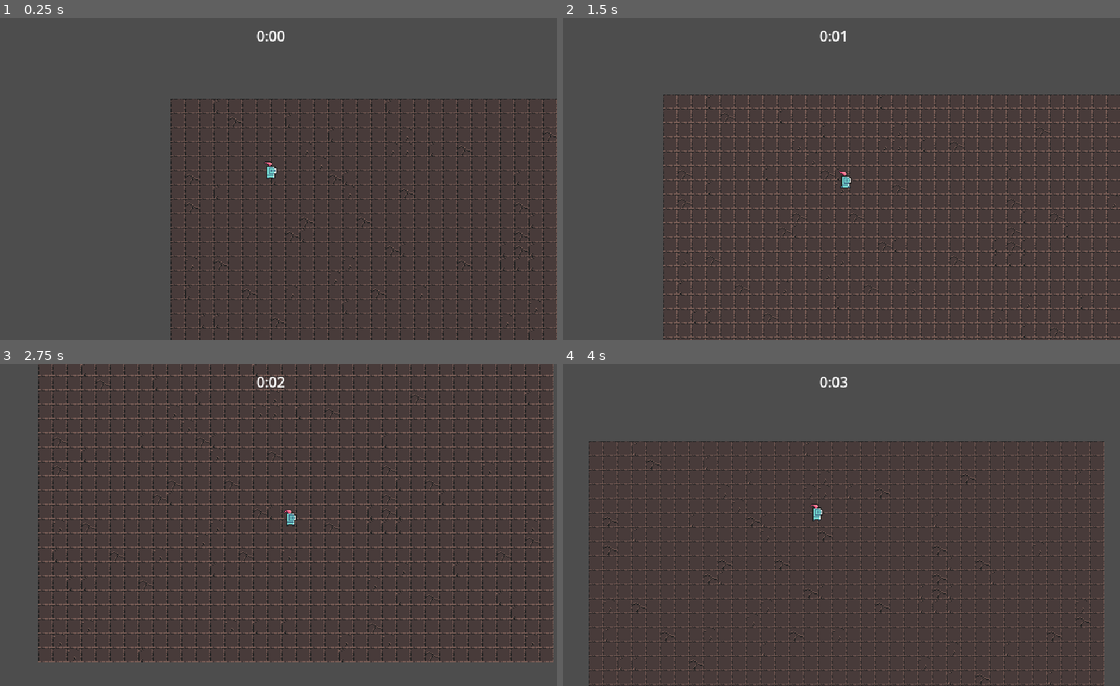
Above: before the commit, frames 1-4 (two rows, left to right).
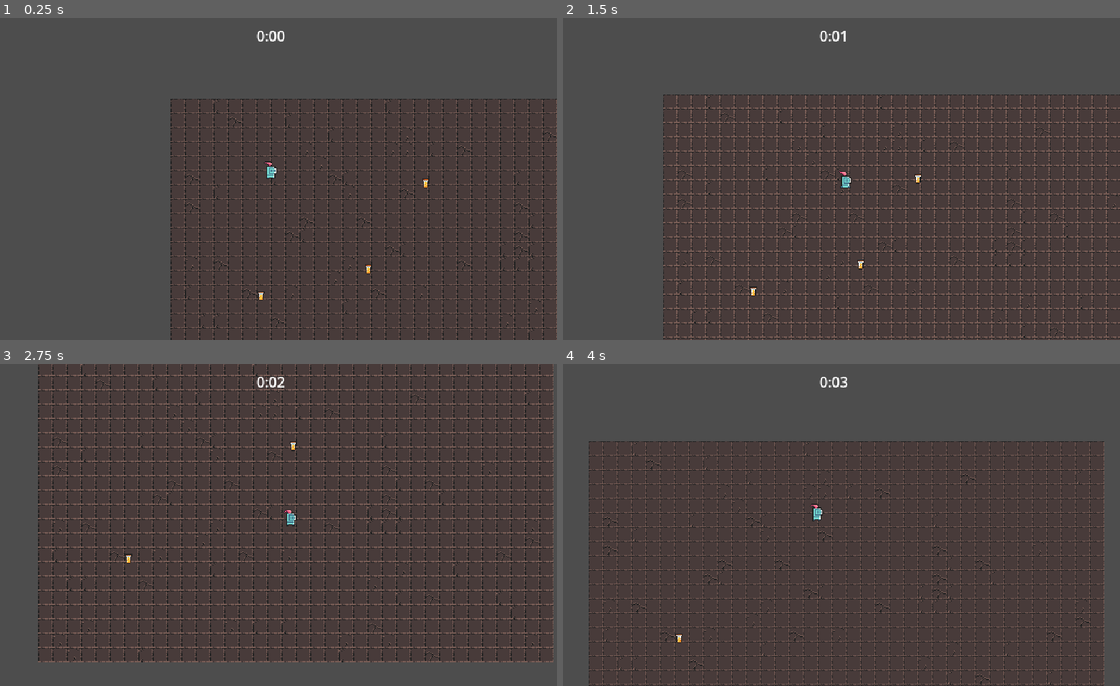
Above: after the commit, the same moments.

Repository: mikhailyoo/2DTopDown
Game: Godot game, scene res://scene/level/level.tscn
The game is run twice, just before and just after one commit, with the same random seed, the same clock (stepped at 60 frames per second) and the same inputs.
Inputs:
- Up to frame 1 (0.25 s): no input
- Up to frame 2 (1.5 s): tap Enter at 0.5 s; hold D (move_right) 0.53-1.28 s; hold S (move_down) from 1.28 s (still down)
- Up to frame 3 (2.75 s): release S (move_down) at 2.03 s; hold D (move_right) from 2.03 s (still down)
- Up to frame 4 (4 s): release D (move_right) at 2.78 s; hold W (move_up) 2.78-3.53 s; hold A (move_left) from 3.53 s (still down)

The runs differ from the first frame. In frame 1, less than 0.1% of the frame differs, in the area x 46-78%, y 49-88%; in frame 2, 0.1%, in the area x 33-65%, y 48-87%; in frame 3, less than 0.1%; in frame 4, less than 0.1%.

Commit message:
lesson 11

Diff:
--- a/project.godot
+++ b/project.godot
@@ -55,6 +55,7 @@
 2d_physics/layer_1="world"
 2d_physics/layer_2="player"
 2d_physics/layer_3="enemy"
+2d_physics/layer_4="pickup"
 
 [rendering]
 
--- /dev/null
+++ b/scene/game_objects/exp_bottle/exp_bottle.gd
@@ -0,0 +1,6 @@
+extends Node2D
+
+
+
+func _on_area_2d_area_entered(area):
+	queue_free()
--- /dev/null
+++ b/scene/game_objects/exp_bottle/exp_bottle.tscn
@@ -0,0 +1,21 @@
+[gd_scene load_steps=4 format=3 uid="uid://8127grb7ljmn"]
+
+[ext_resource type="Script" path="res://scene/game_objects/exp_bottle/exp_bottle.gd" id="1_xm171"]
+[ext_resource type="Texture2D" uid="uid://hl51yntjjrpa" path="res://scene/game_objects/exp_bottle/exp_bottle.png" id="1_xq65t"]
+
+[sub_resource type="CircleShape2D" id="CircleShape2D_4p0ve"]
+
+[node name="ExpBottle" type="Node2D"]
+script = ExtResource("1_xm171")
+
+[node name="Area2D" type="Area2D" parent="."]
+collision_layer = 0
+collision_mask = 8
+
+[node name="CollisionShape2D" type="CollisionShape2D" parent="Area2D"]
+shape = SubResource("CircleShape2D_4p0ve")
+
+[node name="Sprite2D" type="Sprite2D" parent="."]
+texture = ExtResource("1_xq65t")
+
+[connection signal="area_entered" from="Area2D" to="." method="_on_area_2d_area_entered"]
--- /dev/null
+++ b/scene/game_objects/mushroom/mushroom.tscn
@@ -0,0 +1,78 @@
+[gd_scene load_steps=13 format=3 uid="uid://gkjsjqkbm64f"]
+
+[ext_resource type="Texture2D" uid="uid://dvy4yr6lfwleo" path="res://scene/game_objects/mushroom/SmallMushroom_Idle_1.png" id="1_5lq86"]
+[ext_resource type="Script" path="res://scene/game_objects/mushroom/mushroom.gd" id="1_ayies"]
+[ext_resource type="Texture2D" uid="uid://yadewbu07bht" path="res://scene/game_objects/mushroom/SmallMushroom_Idle_2.png" id="2_q7cpi"]
+[ext_resource type="Texture2D" uid="uid://b54ecvk457x08" path="res://scene/game_objects/mushroom/SmallMushroom_Idle_3.png" id="3_vs44p"]
+[ext_resource type="Texture2D" uid="uid://bgkdn76pjjgyd" path="res://scene/game_objects/mushroom/SmallMushroom_Idle_4.png" id="4_17wgj"]
+[ext_resource type="Texture2D" uid="uid://bwnqp300i1ygt" path="res://scene/game_objects/mushroom/SmallMushroom_Walk_1.png" id="5_1t75o"]
+[ext_resource type="Texture2D" uid="uid://c288uygwd0m72" path="res://scene/game_objects/mushroom/SmallMushroom_Walk_2.png" id="6_nc8hu"]
+[ext_resource type="Texture2D" uid="uid://dum84uimfu630" path="res://scene/game_objects/mushroom/SmallMushroom_Walk_3.png" id="7_1qef5"]
+[ext_resource type="Texture2D" uid="uid://c805oiy85akah" path="res://scene/game_objects/mushroom/SmallMushroom_Walk_4.png" id="8_6bg6h"]
+
+[sub_resource type="CircleShape2D" id="CircleShape2D_ru6s2"]
+
+[sub_resource type="SpriteFrames" id="SpriteFrames_cb7xh"]
+animations = [{
+"frames": [{
+"duration": 1.0,
+"texture": ExtResource("1_5lq86")
+}, {
+"duration": 1.0,
+"texture": ExtResource("2_q7cpi")
+}, {
+"duration": 1.0,
+"texture": ExtResource("3_vs44p")
+}, {
+"duration": 1.0,
+"texture": ExtResource("4_17wgj")
+}],
+"loop": true,
+"name": &"idle",
+"speed": 7.0
+}, {
+"frames": [{
+"duration": 1.0,
+"texture": ExtResource("5_1t75o")
+}, {
+"duration": 1.0,
+"texture": ExtResource("6_nc8hu")
+}, {
+"duration": 1.0,
+"texture": ExtResource("7_1qef5")
+}, {
+"duration": 1.0,
+"texture": ExtResource("8_6bg6h")
+}],
+"loop": true,
+"name": &"run",
+"speed": 7.0
+}]
+
+[sub_resource type="CircleShape2D" id="CircleShape2D_u0udm"]
+radius = 4.0
+
+[node name="Mushroom" type="CharacterBody2D" groups=["enemy"]]
+collision_layer = 0
+script = ExtResource("1_ayies")
+
+[node name="Area2D" type="Area2D" parent="."]
+collision_layer = 0
+collision_mask = 4
+
+[node name="CollisionShape2D" type="CollisionShape2D" parent="Area2D"]
+position = Vector2(0, -7)
+shape = SubResource("CircleShape2D_ru6s2")
+
+[node name="AnimatedSprite2D" type="AnimatedSprite2D" parent="."]
+position = Vector2(0, -16)
+sprite_frames = SubResource("SpriteFrames_cb7xh")
+animation = &"run"
+autoplay = "idle"
+frame_progress = 0.317957
+
+[node name="CollisionShape2D" type="CollisionShape2D" parent="."]
+position = Vector2(0, -4)
+shape = SubResource("CircleShape2D_u0udm")
+
+[connection signal="area_entered" from="Area2D" to="." method="_on_area_2d_area_entered"]
--- /dev/null
+++ b/scene/game_objects/player/player.tscn
@@ -0,0 +1,93 @@
+[gd_scene load_steps=15 format=3 uid="uid://b0ump57ta6uh8"]
+
+[ext_resource type="Script" path="res://scene/game_objects/player/player.gd" id="1_8oolj"]
+[ext_resource type="Texture2D" uid="uid://c1tcfei7yvse7" path="res://scene/game_objects/player/knight_f_hit_anim_f0.png" id="1_i2o30"]
+[ext_resource type="Texture2D" uid="uid://b12n41mfc3dlb" path="res://scene/game_objects/player/knight_f_idle_anim_f0.png" id="2_6qacu"]
+[ext_resource type="PackedScene" uid="uid://d02yl8nx3spsb" path="res://scene/abilities/attack_ability/attack_controller.tscn" id="2_prcev"]
+[ext_resource type="Texture2D" uid="uid://d0i6e1pmrvsdy" path="res://scene/game_objects/player/knight_f_idle_anim_f1.png" id="3_kmhla"]
+[ext_resource type="Texture2D" uid="uid://di8bh7fwjpwla" path="res://scene/game_objects/player/knight_f_idle_anim_f2.png" id="4_6n3le"]
+[ext_resource type="Texture2D" uid="uid://c7ehbgi4m6nx1" path="res://scene/game_objects/player/knight_f_idle_anim_f3.png" id="5_5r35s"]
+[ext_resource type="Texture2D" uid="uid://clu4onj7mwifa" path="res://scene/game_objects/player/knight_f_run_anim_f0.png" id="6_kiy7l"]
+[ext_resource type="Texture2D" uid="uid://bdm4mspvpgybf" path="res://scene/game_objects/player/knight_f_run_anim_f1.png" id="7_vgjvu"]
+[ext_resource type="Texture2D" uid="uid://bsmedwf2v1q1b" path="res://scene/game_objects/player/knight_f_run_anim_f2.png" id="8_s6gq3"]
+[ext_resource type="Texture2D" uid="uid://bvpb2eqisbpu1" path="res://scene/game_objects/player/knight_f_run_anim_f3.png" id="9_8p638"]
+
+[sub_resource type="CircleShape2D" id="CircleShape2D_kovgu"]
+radius = 32.0
+
+[sub_resource type="SpriteFrames" id="SpriteFrames_x72wf"]
+animations = [{
+"frames": [{
+"duration": 1.0,
+"texture": ExtResource("1_i2o30")
+}],
+"loop": false,
+"name": &"hit",
+"speed": 5.0
+}, {
+"frames": [{
+"duration": 1.0,
+"texture": ExtResource("2_6qacu")
+}, {
+"duration": 1.0,
+"texture": ExtResource("3_kmhla")
+}, {
+"duration": 1.0,
+"texture": ExtResource("4_6n3le")
+}, {
+"duration": 1.0,
+"texture": ExtResource("5_5r35s")
+}],
+"loop": true,
+"name": &"idle",
+"speed": 7.0
+}, {
+"frames": [{
+"duration": 1.0,
+"texture": ExtResource("6_kiy7l")
+}, {
+"duration": 1.0,
+"texture": ExtResource("7_vgjvu")
+}, {
+"duration": 1.0,
+"texture": ExtResource("8_s6gq3")
+}, {
+"duration": 1.0,
+"texture": ExtResource("9_8p638")
+}],
+"loop": true,
+"name": &"run",
+"speed": 7.0
+}]
+
+[sub_resource type="CircleShape2D" id="CircleShape2D_0nrqd"]
+radius = 5.0
+
+[node name="Player" type="CharacterBody2D" groups=["player"]]
+collision_layer = 0
+script = ExtResource("1_8oolj")
+
+[node name="AbilityManager" type="Node" parent="."]
+
+[node name="AttackController" parent="AbilityManager" instance=ExtResource("2_prcev")]
+
+[node name="Area2D" type="Area2D" parent="."]
+collision_layer = 8
+collision_mask = 0
+
+[node name="CollisionShape2D" type="CollisionShape2D" parent="Area2D"]
+position = Vector2(0, -5)
+shape = SubResource("CircleShape2D_kovgu")
+
+[node name="AnimatedSprite2D" type="AnimatedSprite2D" parent="."]
+position = Vector2(0, -14)
+sprite_frames = SubResource("SpriteFrames_x72wf")
+animation = &"idle"
+autoplay = "idle"
+
+[node name="CollisionShape2D" type="CollisionShape2D" parent="."]
+position = Vector2(0, -5)
+shape = SubResource("CircleShape2D_0nrqd")
+
+[node name="Camera2D" type="Camera2D" parent="."]
+position_smoothing_enabled = true
--- a/scene/level/level.tscn
+++ b/scene/level/level.tscn
@@ -1,10 +1,11 @@
-[gd_scene load_steps=6 format=4 uid="uid://dhjmob1me1bda"]
+[gd_scene load_steps=7 format=4 uid="uid://dhjmob1me1bda"]
 
-[ext_resource type="PackedScene" uid="uid://0v0noh4wlipi" path="res://scene/spawner/enemy_spawner.tscn" id="1_2js51"]
+[ext_resource type="PackedScene" uid="uid://0v0noh4wlipi" path="res://scene/manager/spawner/enemy_spawner.tscn" id="1_2js51"]
 [ext_resource type="TileSet" uid="uid://e5gea1nudkw5" path="res://resources/world.tres" id="1_a55n7"]
 [ext_resource type="PackedScene" uid="uid://bm1c3y5elhmwa" path="res://scene/ui/arena_time_ui.tscn" id="1_i7ujk"]
 [ext_resource type="PackedScene" uid="uid://4euuhnshhm2a" path="res://scene/manager/arena_time_manager.tscn" id="2_4mywi"]
-[ext_resource type="PackedScene" uid="uid://b0ump57ta6uh8" path="res://scene/player/player.tscn" id="2_ts23m"]
+[ext_resource type="PackedScene" uid="uid://b0ump57ta6uh8" path="res://scene/game_objects/player/player.tscn" id="2_ts23m"]
+[ext_resource type="PackedScene" uid="uid://8127grb7ljmn" path="res://scene/game_objects/exp_bottle/exp_bottle.tscn" id="6_6nv2e"]
 
 [node name="Level" type="Node"]
 
@@ -21,3 +22,12 @@
 
 [node name="Player" parent="." instance=ExtResource("2_ts23m")]
 position = Vector2(112, 90)
+
+[node name="ExpBottle" parent="." instance=ExtResource("6_6nv2e")]
+position = Vector2(101, 220)
+
+[node name="ExpBottle2" parent="." instance=ExtResource("6_6nv2e")]
+position = Vector2(221, 190)
+
+[node name="ExpBottle3" parent="." instance=ExtResource("6_6nv2e")]
+position = Vector2(285, 94)
--- /dev/null
+++ b/scene/manager/spawner/enemy_spawner.tscn
@@ -0,0 +1,13 @@
+[gd_scene load_steps=3 format=3 uid="uid://0v0noh4wlipi"]
+
+[ext_resource type="Script" path="res://scene/manager/spawner/enemy_spawner.gd" id="1_2qk8y"]
+[ext_resource type="PackedScene" uid="uid://gkjsjqkbm64f" path="res://scene/game_objects/mushroom/mushroom.tscn" id="2_8jh24"]
+
+[node name="EnemySpawner" type="Node"]
+script = ExtResource("1_2qk8y")
+mushroom_scene = ExtResource("2_8jh24")
+
+[node name="Timer" type="Timer" parent="."]
+autostart = true
+
+[connection signal="timeout" from="Timer" to="." method="_on_timer_timeout"]
--- a/scene/mushroom/mushroom.tscn
+++ /dev/null
@@ -1,78 +0,0 @@
-[gd_scene load_steps=13 format=3 uid="uid://gkjsjqkbm64f"]
-
-[ext_resource type="Texture2D" uid="uid://dvy4yr6lfwleo" path="res://scene/mushroom/SmallMushroom_Idle_1.png" id="1_5lq86"]
-[ext_resource type="Script" path="res://scene/mushroom/mushroom.gd" id="1_ayies"]
-[ext_resource type="Texture2D" uid="uid://yadewbu07bht" path="res://scene/mushroom/SmallMushroom_Idle_2.png" id="2_q7cpi"]
-[ext_resource type="Texture2D" uid="uid://b54ecvk457x08" path="res://scene/mushroom/SmallMushroom_Idle_3.png" id="3_vs44p"]
-[ext_resource type="Texture2D" uid="uid://bgkdn76pjjgyd" path="res://scene/mushroom/SmallMushroom_Idle_4.png" id="4_17wgj"]
-[ext_resource type="Texture2D" uid="uid://bwnqp300i1ygt" path="res://scene/mushroom/SmallMushroom_Walk_1.png" id="5_1t75o"]
-[ext_resource type="Texture2D" uid="uid://c288uygwd0m72" path="res://scene/mushroom/SmallMushroom_Walk_2.png" id="6_nc8hu"]
-[ext_resource type="Texture2D" uid="uid://dum84uimfu630" path="res://scene/mushroom/SmallMushroom_Walk_3.png" id="7_1qef5"]
-[ext_resource type="Texture2D" uid="uid://c805oiy85akah" path="res://scene/mushroom/SmallMushroom_Walk_4.png" id="8_6bg6h"]
-
-[sub_resource type="CircleShape2D" id="CircleShape2D_ru6s2"]
-
-[sub_resource type="SpriteFrames" id="SpriteFrames_cb7xh"]
-animations = [{
-"frames": [{
-"duration": 1.0,
-"texture": ExtResource("1_5lq86")
-}, {
-"duration": 1.0,
-"texture": ExtResource("2_q7cpi")
-}, {
-"duration": 1.0,
-"texture": ExtResource("3_vs44p")
-}, {
-"duration": 1.0,
-"texture": ExtResource("4_17wgj")
-}],
-"loop": true,
-"name": &"idle",
-"speed": 7.0
-}, {
-"frames": [{
-"duration": 1.0,
-"texture": ExtResource("5_1t75o")
-}, {
-"duration": 1.0,
-"texture": ExtResource("6_nc8hu")
-}, {
-"duration": 1.0,
-"texture": ExtResource("7_1qef5")
-}, {
-"duration": 1.0,
-"texture": ExtResource("8_6bg6h")
-}],
-"loop": true,
-"name": &"run",
-"speed": 7.0
-}]
-
-[sub_resource type="CircleShape2D" id="CircleShape2D_u0udm"]
-radius = 4.0
-
-[node name="Mushroom" type="CharacterBody2D" groups=["enemy"]]
-collision_layer = 0
-script = ExtResource("1_ayies")
-
-[node name="Area2D" type="Area2D" parent="."]
-collision_layer = 0
-collision_mask = 4
-
-[node name="CollisionShape2D" type="CollisionShape2D" parent="Area2D"]
-position = Vector2(0, -7)
-shape = SubResource("CircleShape2D_ru6s2")
-
-[node name="AnimatedSprite2D" type="AnimatedSprite2D" parent="."]
-position = Vector2(0, -16)
-sprite_frames = SubResource("SpriteFrames_cb7xh")
-animation = &"run"
-autoplay = "idle"
-frame_progress = 0.317957
-
-[node name="CollisionShape2D" type="CollisionShape2D" parent="."]
-position = Vector2(0, -4)
-shape = SubResource("CircleShape2D_u0udm")
-
-[connection signal="area_entered" from="Area2D" to="." method="_on_area_2d_area_entered"]
--- a/scene/player/player.tscn
+++ /dev/null
@@ -1,82 +0,0 @@
-[gd_scene load_steps=14 format=3 uid="uid://b0ump57ta6uh8"]
-
-[ext_resource type="Script" path="res://scene/player/player.gd" id="1_8oolj"]
-[ext_resource type="Texture2D" uid="uid://c1tcfei7yvse7" path="res://scene/player/knight_f_hit_anim_f0.png" id="1_i2o30"]
-[ext_resource type="Texture2D" uid="uid://b12n41mfc3dlb" path="res://scene/player/knight_f_idle_anim_f0.png" id="2_6qacu"]
-[ext_resource type="PackedScene" uid="uid://d02yl8nx3spsb" path="res://scene/abilities/attack_ability/attack_controller.tscn" id="2_prcev"]
-[ext_resource type="Texture2D" uid="uid://d0i6e1pmrvsdy" path="res://scene/player/knight_f_idle_anim_f1.png" id="3_kmhla"]
-[ext_resource type="Texture2D" uid="uid://di8bh7fwjpwla" path="res://scene/player/knight_f_idle_anim_f2.png" id="4_6n3le"]
-[ext_resource type="Texture2D" uid="uid://c7ehbgi4m6nx1" path="res://scene/player/knight_f_idle_anim_f3.png" id="5_5r35s"]
-[ext_resource type="Texture2D" uid="uid://clu4onj7mwifa" path="res://scene/player/knight_f_run_anim_f0.png" id="6_kiy7l"]
-[ext_resource type="Texture2D" uid="uid://bdm4mspvpgybf" path="res://scene/player/knight_f_run_anim_f1.png" id="7_vgjvu"]
-[ext_resource type="Texture2D" uid="uid://bsmedwf2v1q1b" path="res://scene/player/knight_f_run_anim_f2.png" id="8_s6gq3"]
-[ext_resource type="Texture2D" uid="uid://bvpb2eqisbpu1" path="res://scene/player/knight_f_run_anim_f3.png" id="9_8p638"]
-
-[sub_resource type="SpriteFrames" id="SpriteFrames_x72wf"]
-animations = [{
-"frames": [{
-"duration": 1.0,
-"texture": ExtResource("1_i2o30")
-}],
-"loop": false,
-"name": &"hit",
-"speed": 5.0
-}, {
-"frames": [{
-"duration": 1.0,
-"texture": ExtResource("2_6qacu")
-}, {
-"duration": 1.0,
-"texture": ExtResource("3_kmhla")
-}, {
-"duration": 1.0,
-"texture": ExtResource("4_6n3le")
-}, {
-"duration": 1.0,
-"texture": ExtResource("5_5r35s")
-}],
-"loop": true,
-"name": &"idle",
-"speed": 7.0
-}, {
-"frames": [{
-"duration": 1.0,
-"texture": ExtResource("6_kiy7l")
-}, {
-"duration": 1.0,
-"texture": ExtResource("7_vgjvu")
-}, {
-"duration": 1.0,
-"texture": ExtResource("8_s6gq3")
-}, {
-"duration": 1.0,
-"texture": ExtResource("9_8p638")
-}],
-"loop": true,
-"name": &"run",
-"speed": 7.0
-}]
-
-[sub_resource type="CircleShape2D" id="CircleShape2D_0nrqd"]
-radius = 5.0
-
-[node name="Player" type="CharacterBody2D" groups=["player"]]
-collision_layer = 0
-script = ExtResource("1_8oolj")
-
-[node name="AbilityManager" type="Node" parent="."]
-
-[node name="AttackController" parent="AbilityManager" instance=ExtResource("2_prcev")]
-
-[node name="AnimatedSprite2D" type="AnimatedSprite2D" parent="."]
-position = Vector2(0, -14)
-sprite_frames = SubResource("SpriteFrames_x72wf")
-animation = &"idle"
-autoplay = "idle"
-
-[node name="CollisionShape2D" type="CollisionShape2D" parent="."]
-position = Vector2(0, -5)
-shape = SubResource("CircleShape2D_0nrqd")
-
-[node name="Camera2D" type="Camera2D" parent="."]
-position_smoothing_enabled = true
--- a/scene/spawner/enemy_spawner.tscn
+++ /dev/null
@@ -1,13 +0,0 @@
-[gd_scene load_steps=3 format=3 uid="uid://0v0noh4wlipi"]
-
-[ext_resource type="Script" path="res://scene/spawner/enemy_spawner.gd" id="1_2qk8y"]
-[ext_resource type="PackedScene" uid="uid://gkjsjqkbm64f" path="res://scene/mushroom/mushroom.tscn" id="2_8jh24"]
-
-[node name="EnemySpawner" type="Node"]
-script = ExtResource("1_2qk8y")
-mushroom_scene = ExtResource("2_8jh24")
-
-[node name="Timer" type="Timer" parent="."]
-autostart = true
-
-[connection signal="timeout" from="Timer" to="." method="_on_timer_timeout"]
--- a/scene/ui/arena_time_ui.tscn
+++ b/scene/ui/arena_time_ui.tscn
@@ -11,6 +11,7 @@
 anchor_bottom = 1.0
 grow_horizontal = 2
 grow_vertical = 2
+mouse_filter = 2
 theme_override_constants/margin_top = 8
 
 [node name="Label" type="Label" parent="MarginContainer"]
Binary file added: scene/game_objects/exp_bottle/exp_bottle.png
Not shown, added: scene/game_objects/exp_bottle/exp_bottle.png.import
Renamed: scene/mushroom/SmallMushroom_Idle_1.png -> scene/game_objects/mushroom/SmallMushroom_Idle_1.png
Not shown, added: scene/game_objects/mushroom/SmallMushroom_Idle_1.png.import
Renamed: scene/mushroom/SmallMushroom_Idle_2.png -> scene/game_objects/mushroom/SmallMushroom_Idle_2.png
Not shown, added: scene/game_objects/mushroom/SmallMushroom_Idle_2.png.import
Renamed: scene/mushroom/SmallMushroom_Idle_3.png -> scene/game_objects/mushroom/SmallMushroom_Idle_3.png
Not shown, added: scene/game_objects/mushroom/SmallMushroom_Idle_3.png.import
Renamed: scene/mushroom/SmallMushroom_Idle_4.png -> scene/game_objects/mushroom/SmallMushroom_Idle_4.png
Not shown, added: scene/game_objects/mushroom/SmallMushroom_Idle_4.png.import
Renamed: scene/mushroom/SmallMushroom_Walk_1.png -> scene/game_objects/mushroom/SmallMushroom_Walk_1.png
Not shown, added: scene/game_objects/mushroom/SmallMushroom_Walk_1.png.import
(and 44 more such lines)
